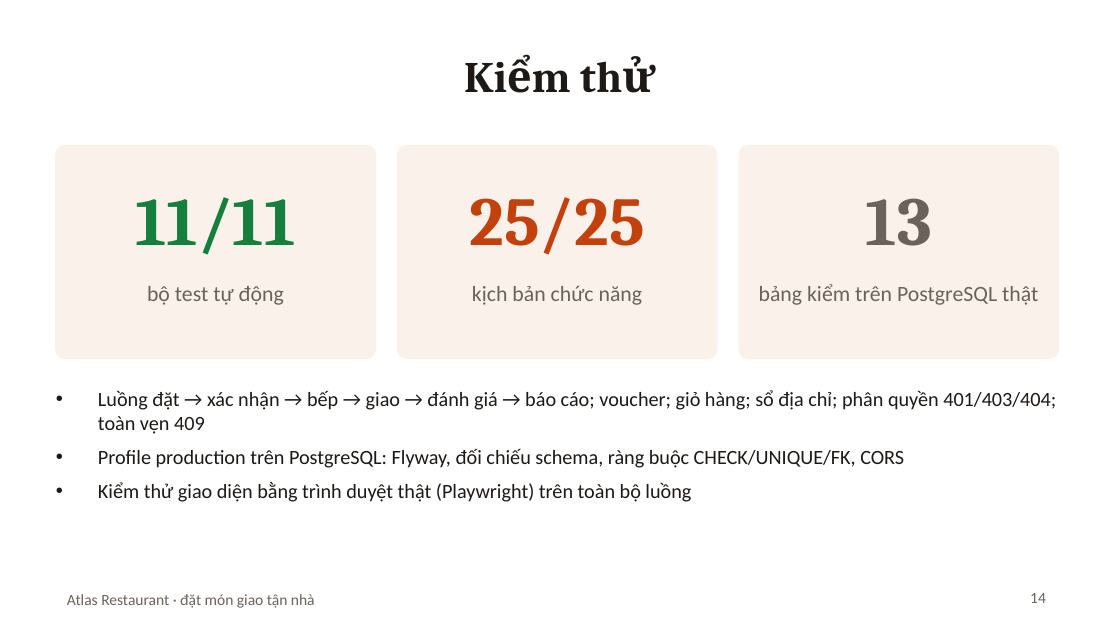
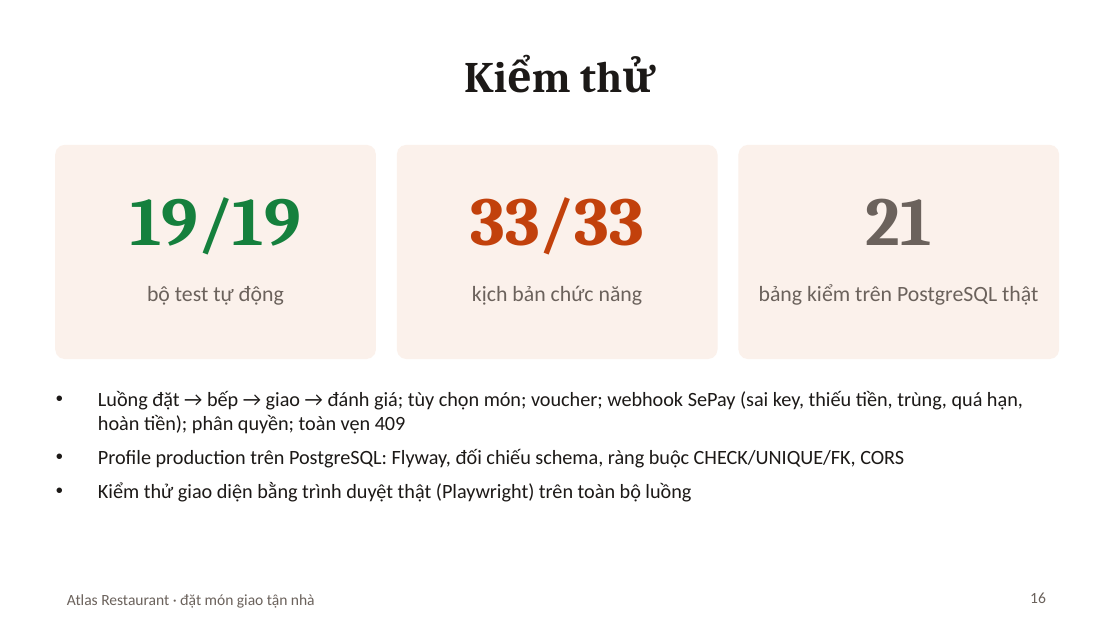
Before and after one commit to Anpham120/restaurant-ordering-mobile, a slide deck: slide 16 of docs/Slide_BTL_AtlasRestaurant.pptx (slide 14 before the commit). Drawn at 1120x630 pixels with LibreOffice and Linux fonts; fonts in the diff are those of the drawing. Boxes give left, top, right and bottom in pixels: in the first picture for what was removed or moved away, otherwise in the second. Text is boxed around its words. In the diff, an @@ line names an element or a change of style, - is before the commit and + after.

```diff
--- a/docs/Slide_BTL_AtlasRestaurant.pptx
+++ b/docs/Slide_BTL_AtlasRestaurant.pptx
@@ text at (130, 197, 300, 255): text changed @@
-11/11
+19/19
@@ text at (470, 197, 644, 255): text changed @@
-25/25
+33/33
@@ text at (866, 198, 932, 245): text changed @@
-13
+21
@@ text at (98, 390, 1023, 434): text changed @@
-• Luồng đặt → xác nhận → bếp → giao → đánh giá → báo cáo; voucher; giỏ hàng; sổ địa chỉ; phân quyền 401/403/404; toàn vẹn 409
+• Luồng đặt → bếp → giao → đánh giá; tùy chọn món; voucher; webhook SePay (sai key, thiếu tiền, trùng, quá hạn, hoàn tiền); phân quyền; toàn vẹn 409
@@ page number at (1030, 592, 1046, 603): text changed @@
-14
+16
```
Also in this commit, not shown: 9 other slides changed, 4 slides added, 2 slides removed, 5 other files.
